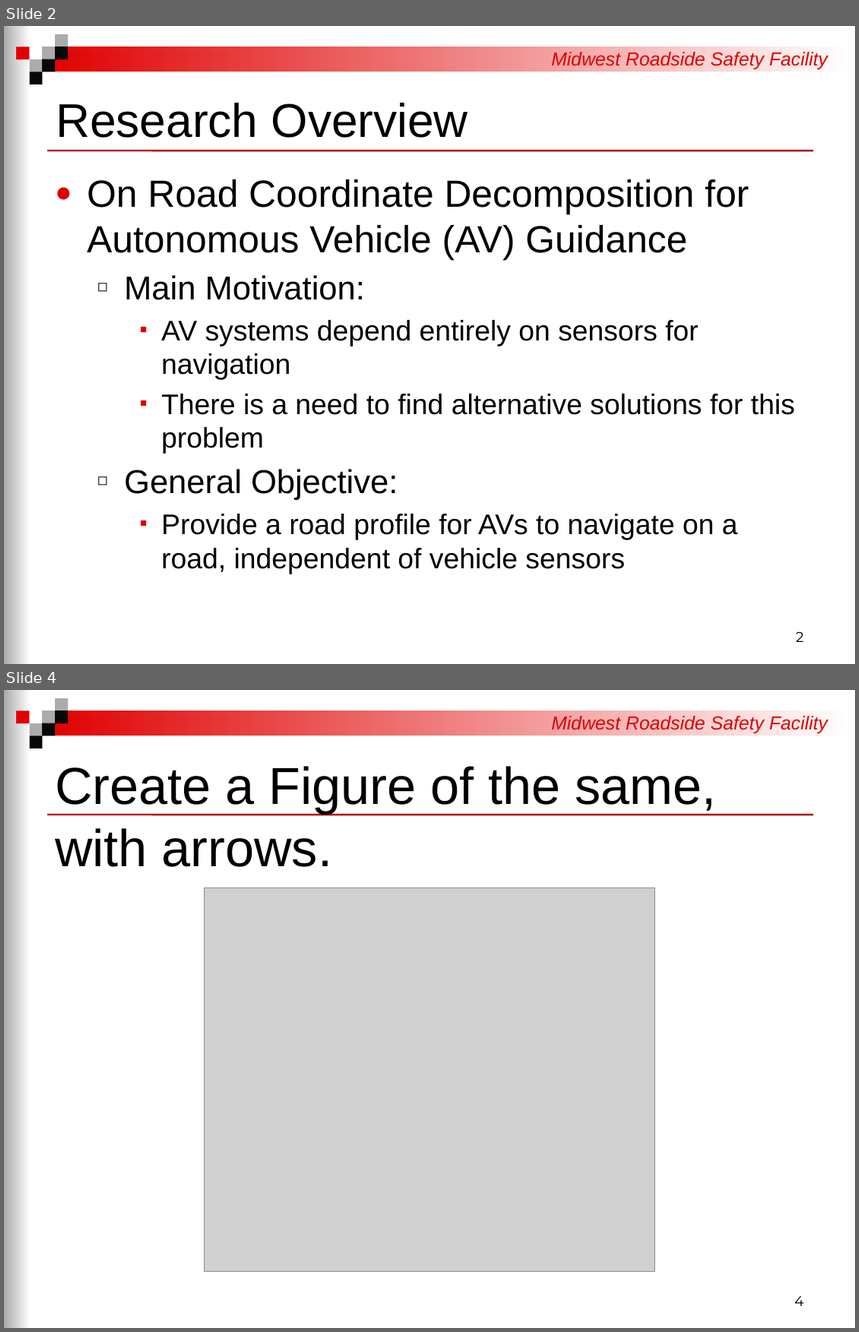
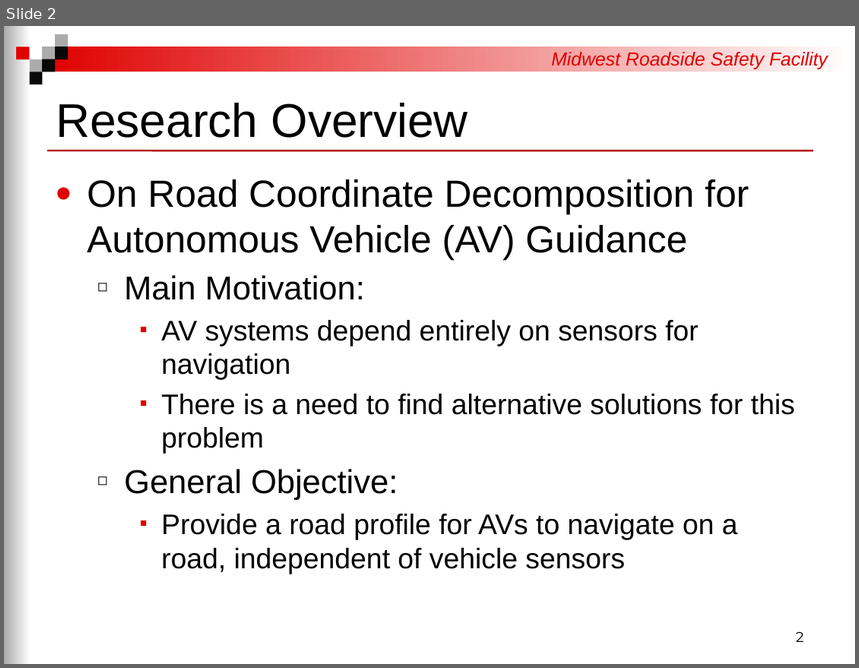
Before and after one commit to RickJacome/CurriculumVitae, a slide deck: files/Doctoral Stuff/Basic Research.pptx. Shown one above the other, each under a label of ours: slides 2 and 4 before the commit, slide 2 after it; the slides between them are not shown. The pictures are 859x1332 and 859x668 pixels, drawn with LibreOffice and Linux fonts; fonts in the diff are those of the drawing; grey boxes stand for pictures; background and template pictures are left out. Boxes give left, top, right and bottom in pixels: in the first picture for what was removed or moved away, otherwise in the second. Text is boxed around its words. In the diff, an @@ line names an element or a change of style, - is before the commit and + after.

```diff
--- a/files/Doctoral Stuff/Basic Research.pptx
+++ b/files/Doctoral Stuff/Basic Research.pptx
@@ slide 4 removed at (4, 690, 855, 1328), background #FFFFFF; not listed: 11 template elements that a slide beside it also shows @@
@@ title removed at (55, 766, 716, 867) @@
-Create a Figure of the same, with arrows.
@@ picture removed at (204, 888, 655, 1272) @@
@@ page number removed at (794, 1296, 804, 1306) @@
-4
```
Also in this commit, not shown: 4 slides changed, 3 slides added, 1 other slide removed.
